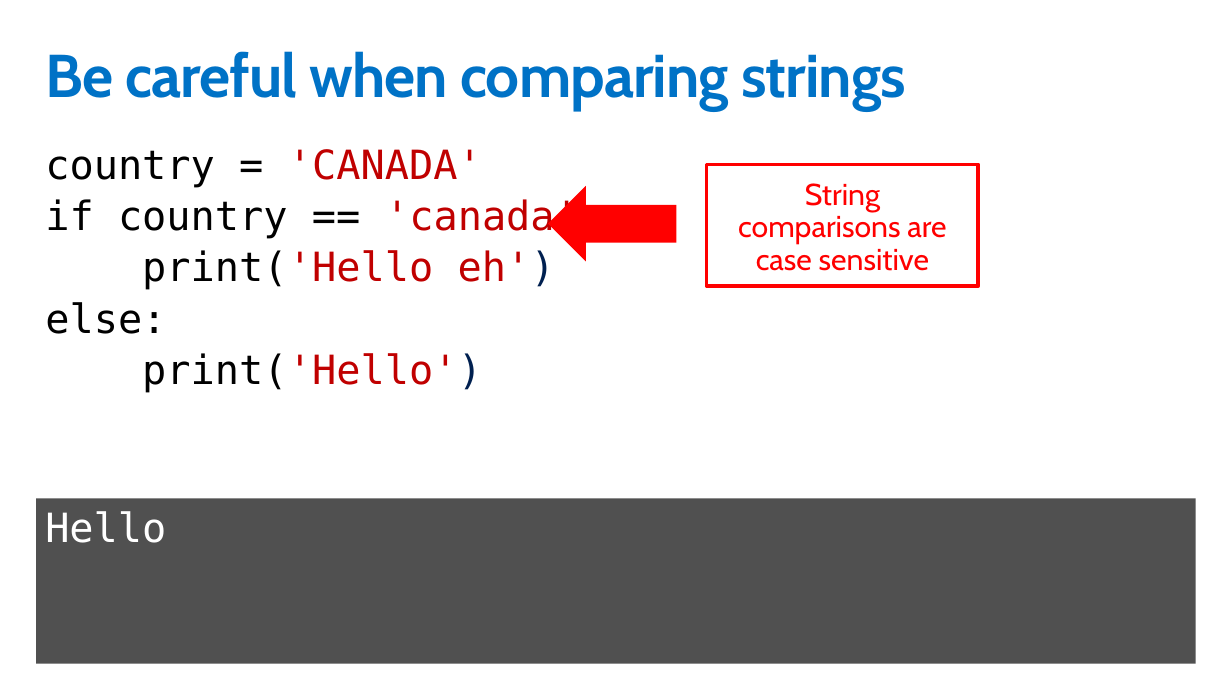
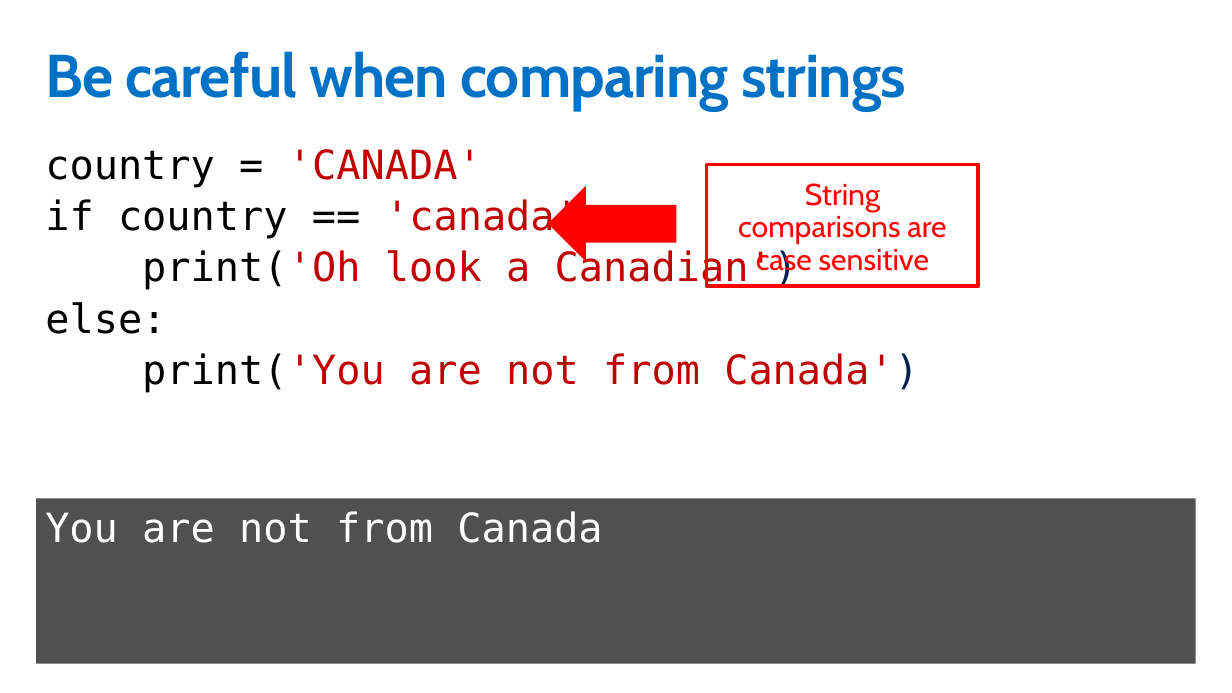
Before and after one commit to GeekTrainer/python-getting-started, a slide deck: slide 5 of Slides/8 - Conditions.pptx. Drawn at 1232x693 pixels with LibreOffice and Linux fonts; fonts in the diff are those of the drawing. Boxes give left, top, right and bottom in pixels: in the first picture for what was removed or moved away, otherwise in the second. Text is boxed around its words. In the diff, an @@ line names an element or a change of style, - is before the commit and + after.

```diff
--- a/Slides/8 - Conditions.pptx
+++ b/Slides/8 - Conditions.pptx
@@ text at box(142, 249, 798, 290): text changed @@
-print('Hello eh')
+print('Oh look a Canadian')
@@ text at box(142, 353, 919, 393): text changed @@
-print('Hello')
+print('You are not from Canada')
@@ text in rectangle at box(45, 511, 602, 543): text changed @@
-Hello
+You are not from Canada
```
Also in this commit, not shown: 1 other slide changed, 19 other files.
